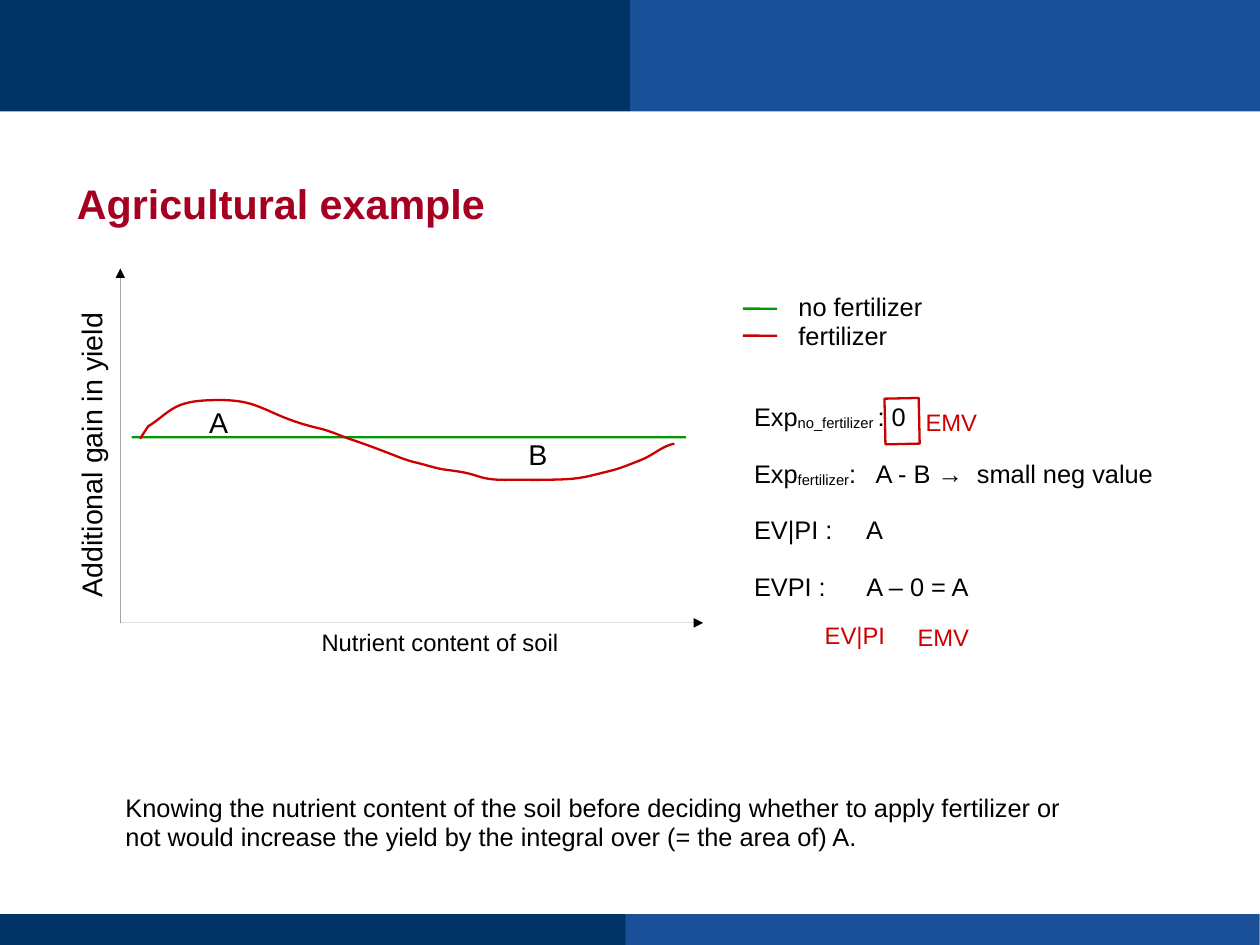
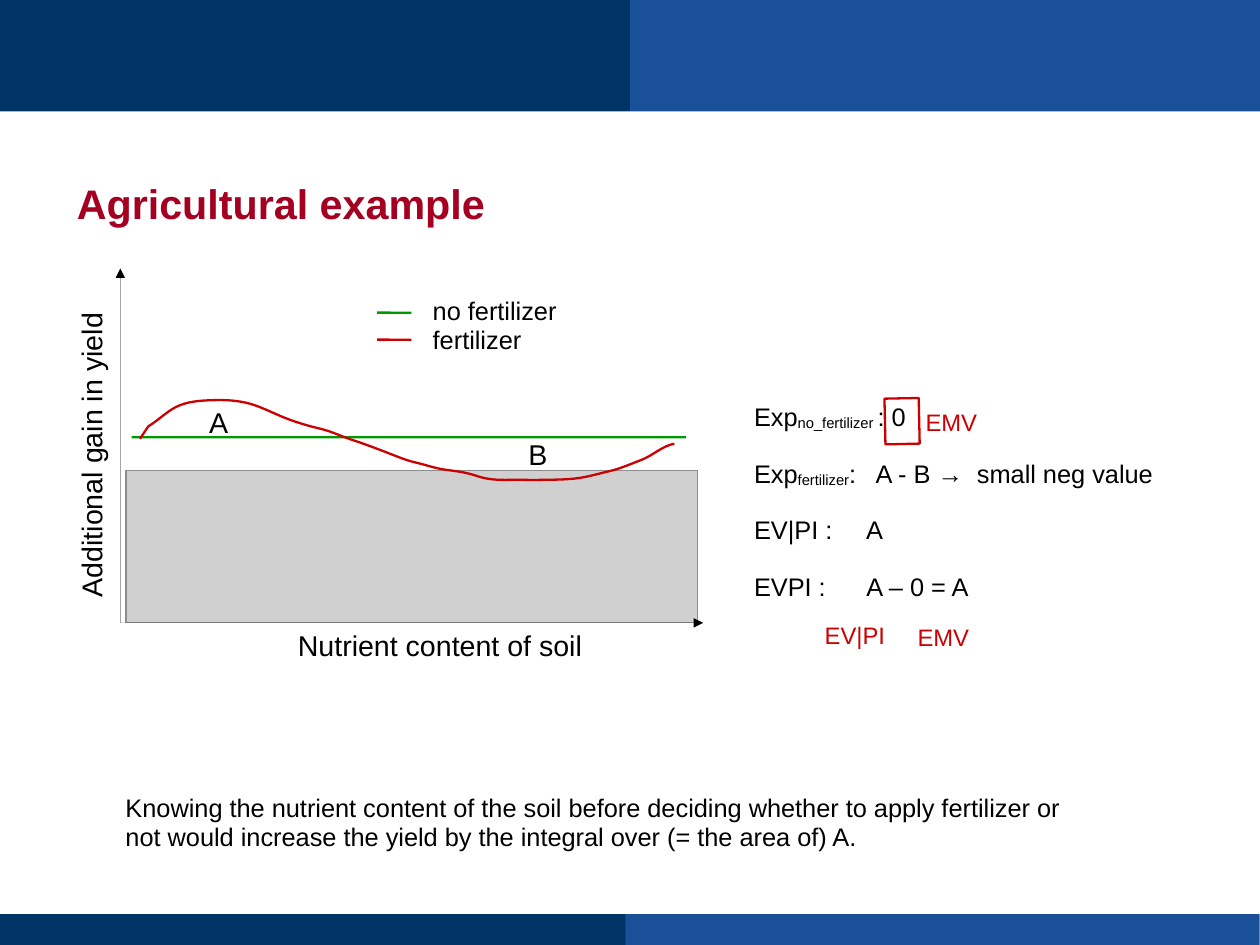
Before and after one commit to hortibonn/EVPI_Poster, a slide deck: slide 10 of images/EVPI.odp. Drawn at 1260x945 pixels with LibreOffice and Linux fonts; fonts in the diff are those of the drawing; grey boxes stand for pictures; background and template pictures are left out. Boxes give left, top, right and bottom in pixels: in the first picture for what was removed or moved away, otherwise in the second. Text is boxed around its words. In the diff, an @@ line names an element or a change of style, - is before the commit and + after.

```diff
--- a/images/EVPI.odp
+++ b/images/EVPI.odp
@@ 2 lines, 1 text: place and size @@
-2 lines, 1 text at [743, 297, 923, 346]
+2 lines, 1 text at [377, 301, 557, 350]
@@ freeform shape at [139, 400, 675, 480]: outline redrawn @@
@@ picture added at [126, 470, 697, 623] @@
@@ text "Nutrient content of soil" at [298, 635, 582, 657]: size 15 to 18 pt @@
```
Also in this commit, not shown: 4 other slides changed, 6 other files.
